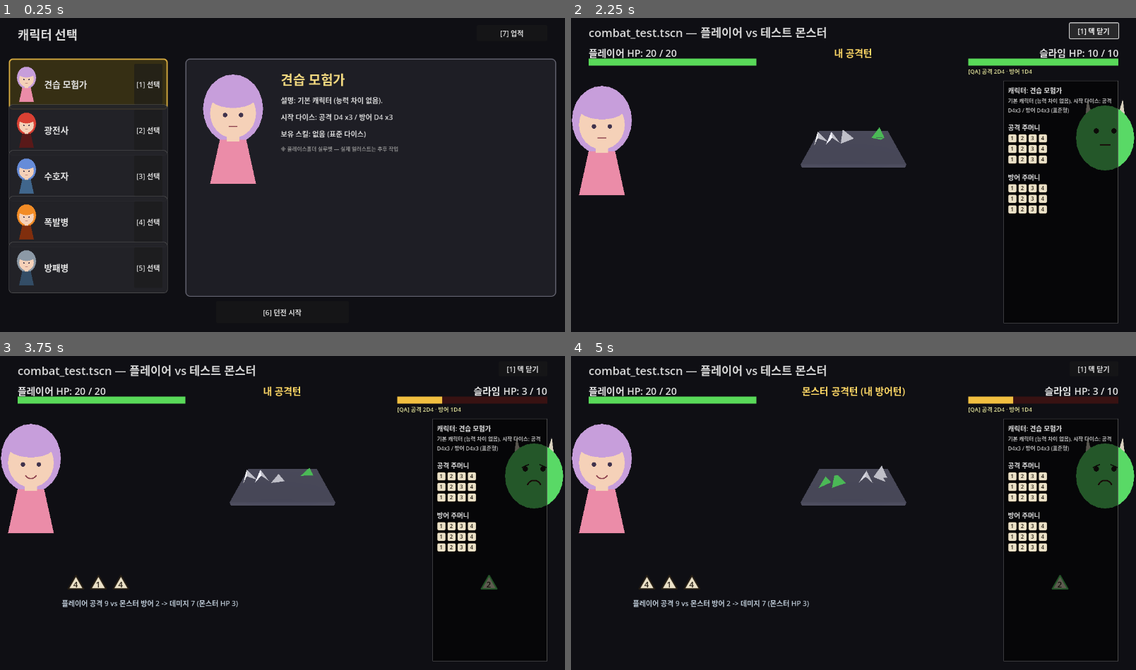
Above: before the commit, frames 1-4 (two rows, left to right).
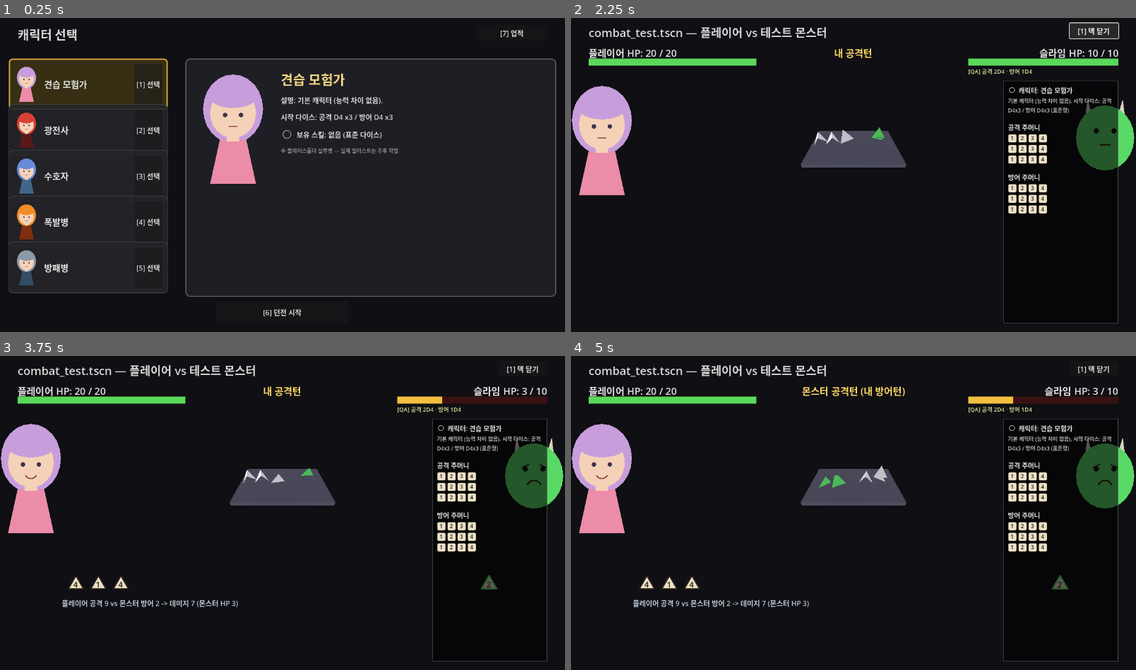
Above: after the commit, the same moments.

Repository: YGseok/ProjectD
Game: Godot game, scene res://code/scenes/character_select.tscn
Same seed, same stepped clock (60 frames per second), same inputs: the game is played once before the commit and once after it.
Inputs (mouse positions are in pixels of both pictures, inside the frame that each line leads up to):
- Up to frame 1 (0.25 s): no input
- Up to frame 2 (2.25 s): click "[6] 던전 시작" at 0.5 s; click "[1] 전투 방 입장 (1번째 방)" at 1.25 s; click "[1] 덱 보기" at 2 s
- Up to frame 3 (3.75 s): click "[1] 덱 닫기" at 2.75 s; tap Enter at 3.5 s; move the mouse to (406, 494) at 3.52 s; tap 2 at 3.6 s; click (406, 494) at 3.67 s
- Up to frame 4 (5 s): move the mouse to (740, 525) at 4.27 s; hold A from 4.28 s (still down); tap 7 at 4.35 s; click (740, 525) at 4.42 s

The runs differ from the first frame. In frame 1, 0.5% of the frame differs, in the area x 49-71%, y 35-44%; in frame 2, 0.2%; in frame 3, 0.2%; in frame 4, 0.2%.

Commit message:
feat: 캐릭터 스킬(기믹)에 유형별 아이콘 추가
INBOX.md 2026-09-14 "캐릭터 스킬에 아이콘을 추가한다"를 반영. 신규
code/scenes/skill_icon.gd(SkillIcon)가 achievement_icon.gd/reward_icon.gd와
같은 절차적 _draw() 패턴으로 캐릭터 gimmick 5종(없음/극단/고정 방어/폭발
스택/수호 스택)을 도형으로 그리고, 이미 기믹 텍스트를 보여주던 두 화면
(character_select.gd 상세 패널, deck_panel.gd 캐릭터 정보 섹션)에 붙였다.
dice_test.gd에 _check_skill_icons 회귀 검증 추가, 5종 전부 화면에서 겹침
없이 구분됨을 스크린샷으로 확인.

Co-Authored-By: Claude Sonnet 5 <noreply@anthropic.com>

Diff:
--- a/code/scenes/character_select.gd
+++ b/code/scenes/character_select.gd
@@ -48,6 +48,7 @@
 var _detail_concept_label: Label
 var _detail_dice_label: Label
 var _detail_skill_label: Label
+var _detail_skill_icon: SkillIcon
 
 ## KeyboardShortcuts로 1~N 숫자 키를 순서대로 배정하는 데 쓴다(INBOX.md 2026-09-14
 ## "키보드로도 조작이 되도록" — 던전 맵/스토리 이벤트/특수 이벤트에 이어 이 화면에도
@@ -176,8 +177,15 @@
 	_detail_dice_label = _make_detail_body_label()
 	info_vbox.add_child(_detail_dice_label)
 
+	var skill_row := HBoxContainer.new()
+	skill_row.add_theme_constant_override("separation", 8)
+	_detail_skill_icon = SkillIcon.new()
+	_detail_skill_icon.custom_minimum_size = Vector2(28, 28)
+	skill_row.add_child(_detail_skill_icon)
 	_detail_skill_label = _make_detail_body_label()
-	info_vbox.add_child(_detail_skill_label)
+	_detail_skill_label.size_flags_horizontal = Control.SIZE_EXPAND_FILL
+	skill_row.add_child(_detail_skill_label)
+	info_vbox.add_child(skill_row)
 
 	var note_label := Label.new()
 	note_label.text = "※ 플레이스홀더 실루엣 — 실제 일러스트는 추후 작업"
@@ -207,6 +215,7 @@
 		int(profile.get("attack_count", 3)), int(profile.get("defense_count", 3))
 	]
 	_detail_skill_label.text = "보유 스킬: %s" % CharacterProfiles.gimmick_label(String(profile.get("gimmick", "")))
+	_detail_skill_icon.category = String(profile.get("gimmick", ""))
 
 
 ## 숫자 키(1~9)로 캐릭터 카드 "선택" 버튼(+던전 시작/업적)을 순서대로 누른다
--- a/code/scenes/deck_panel.gd
+++ b/code/scenes/deck_panel.gd
@@ -90,14 +90,25 @@
 ## 캐릭터 이름 + 설명(기믹 포함)을 덱 정보 위에 보여준다. character_profiles.gd의
 ## desc 필드는 캐릭터 선택 화면에서 쓰는 것과 동일한 텍스트를 그대로 재사용 — 별도
 ## "요약본"을 새로 만들지 않아 두 화면의 설명이 어긋날 일이 없다.
+## 스킬(기믹) 유형 아이콘(SkillIcon, 2026-09-15 신규)을 이름 왼쪽에 붙여, 이 패널만
+## 봐도 캐릭터 선택 화면의 상세 패널과 같은 시각적 언어로 어떤 계열의 기믹인지
+## 짐작 가능하게 한다(INBOX.md 2026-09-14 "캐릭터 스킬에 아이콘을 추가한다").
 func _add_character_section() -> void:
 	var profile := CharacterProfiles.get_profile(RunState.character_id)
+
+	var title_row := HBoxContainer.new()
+	title_row.add_theme_constant_override("separation", 6)
+	var skill_icon := SkillIcon.new()
+	skill_icon.custom_minimum_size = Vector2(18, 18)
+	skill_icon.category = String(profile.get("gimmick", ""))
+	title_row.add_child(skill_icon)
 
 	var title := Label.new()
 	title.text = "캐릭터: %s" % profile.get("name", "")
 	title.add_theme_font_size_override("font_size", 15)
 	title.add_theme_color_override("font_color", Color(0.9, 0.9, 0.9))
-	_vbox.add_child(title)
+	title_row.add_child(title)
+	_vbox.add_child(title_row)
 
 	var desc := Label.new()
 	desc.text = String(profile.get("desc", ""))
--- a/code/scenes/dice_test.gd
+++ b/code/scenes/dice_test.gd
@@ -147,6 +147,10 @@
 	lines.append("")
 	lines.append("[플레이어블 캐릭터 검증: character_profiles.gd CharacterProfiles / run_state.gd RunState._apply_character_gimmick]")
 	all_pass = _check_character_profiles(lines) and all_pass
+
+	lines.append("")
+	lines.append("[캐릭터 스킬 아이콘 검증: character_profiles.gd PROFILES.gimmick / skill_icon.gd SkillIcon]")
+	all_pass = _check_skill_icons(lines) and all_pass
 
 	lines.append("")
 	lines.append("[라운드 진행 검증: run_state.gd RunState.round_index / advance_round / is_last_round]")
@@ -1646,6 +1650,22 @@
 	return ok
 
 
+## INBOX.md 2026-09-14 "캐릭터 스킬에 아이콘을 추가한다"로 추가한 skill_icon.gd
+## (SkillIcon)가 character_profiles.gd PROFILES의 모든 gimmick 값을 실제로 그릴 수
+## 있는지 검증한다 — _check_achievement_icons와 같은 패턴(오타/리네임으로 둘이
+## 어긋나면 화면에서 빈 아이콘으로만 조용히 실패하므로 사전에 문자열 일치를 잡음).
+func _check_skill_icons(lines: PackedStringArray) -> bool:
+	var ok := true
+
+	for profile in CharacterProfiles.PROFILES:
+		var gimmick: String = profile.get("gimmick", "")
+		var icon_ok := SkillIcon.CATEGORIES.has(gimmick)
+		ok = icon_ok and ok
+		lines.append("  \"%s\" gimmick=%s -> %s" % [profile["id"], gimmick, "OK" if icon_ok else "FAIL"])
+
+	return ok
+
+
 ## customize_panel.gd의 _on_face_chosen(bag, die_index, face_index, pip_index)는
 ## _show_face_picker()가 만든 면 버튼의 pressed 핸들러다. _clear_ui()가 쓰는
 ## queue_free()는 그 프레임이 끝나야 실제로 노드를 지우므로, 같은 버튼이 더블클릭 등
--- /dev/null
+++ b/code/scenes/skill_icon.gd
@@ -0,0 +1,109 @@
+class_name SkillIcon
+extends Control
+## 캐릭터 "보유 스킬"(character_profiles.gd의 gimmick) 옆에 붙는 유형별 아이콘.
+## INBOX.md 2026-09-14 "캐릭터 스킬에 아이콘을 추가한다" 반영.
+##
+## achievement_icon.gd(AchievementIcon)/reward_icon.gd(RewardIcon)와 같은 패턴 —
+## 별도 이미지 에셋 없이 _draw()로 도형을 그리는 절차적 아이콘. 지금 "스킬"이라고
+## 부를 수 있는 건 character_profiles.gd의 gimmick 필드(전투 시작 시 정적으로
+## 적용되거나 전투 중 스택으로 추적되는 다이스 특성) 하나뿐이라, 이벤트로 얻는
+## 별도 "고유 스킬" 시스템이 생기기 전까지는 category로 gimmick 필드 값을 그대로
+## 받는다(재매핑 테이블 없이 1:1 대응 — 새 기믹이 추가되면 이 스크립트에도 case를
+## 추가해야 함, dice_test.gd의 _check_skill_icons가 누락을 잡아줌).
+##
+## category (character_profiles.gd의 gimmick 필드 값과 1:1 대응):
+## - "": 기믹 없음 (표준 다이스 — 빈 원)
+## - "min_max_only": 극단형 (위/아래로 뾰족한 마름모 — 최솟값/최댓값만 나옴)
+## - "fixed_defense_die": 고정 방어 (자물쇠 달린 방패 — 항상 같은 값)
+## - "explosive_stack": 폭발 스택 (별 모양 폭발)
+## - "guard_stack": 수호 스택 (겹겹의 방패)
+
+const CATEGORIES := ["", "min_max_only", "fixed_defense_die", "explosive_stack", "guard_stack"]
+
+var category: String = "":
+	set(v):
+		category = v
+		queue_redraw()
+
+const COLOR_NONE := Color(0.55, 0.55, 0.55)
+const COLOR_EXTREME := Color(0.85, 0.25, 0.2)
+const COLOR_FIXED := Color(0.4, 0.55, 0.85)
+const COLOR_EXPLOSIVE := Color(0.95, 0.55, 0.15)
+const COLOR_GUARD := Color(0.55, 0.6, 0.65)
+
+
+func _ready() -> void:
+	mouse_filter = Control.MOUSE_FILTER_IGNORE
+	if custom_minimum_size == Vector2.ZERO:
+		custom_minimum_size = Vector2(28, 28)
+
+
+func _draw() -> void:
+	match category:
+		"":
+			_draw_none()
+		"min_max_only":
+			_draw_extreme()
+		"fixed_defense_die":
+			_draw_fixed_shield()
+		"explosive_stack":
+			_draw_burst()
+		"guard_stack":
+			_draw_layered_shield()
+		_:
+			pass
+
+
+func _draw_none() -> void:
+	draw_arc(size * 0.5, size.x * 0.32, 0, TAU, 20, COLOR_NONE, 2.0)
+
+
+func _draw_extreme() -> void:
+	var top := PackedVector2Array([
+		Vector2(size.x * 0.5, size.y * 0.08),
+		Vector2(size.x * 0.78, size.y * 0.46),
+		Vector2(size.x * 0.22, size.y * 0.46),
+	])
+	draw_colored_polygon(top, COLOR_EXTREME)
+	var bottom := PackedVector2Array([
+		Vector2(size.x * 0.5, size.y * 0.92),
+		Vector2(size.x * 0.78, size.y * 0.54),
+		Vector2(size.x * 0.22, size.y * 0.54),
+	])
+	draw_colored_polygon(bottom, COLOR_EXTREME.darkened(0.25))
+
+
+func _draw_shield_outline(color: Color) -> void:
+	var pts := PackedVector2Array([
+		Vector2(size.x * 0.5, size.y * 0.08),
+		Vector2(size.x * 0.85, size.y * 0.22),
+		Vector2(size.x * 0.85, size.y * 0.5),
+		Vector2(size.x * 0.5, size.y * 0.92),
+		Vector2(size.x * 0.15, size.y * 0.5),
+		Vector2(size.x * 0.15, size.y * 0.22),
+	])
+	draw_colored_polygon(pts, color)
+
+
+func _draw_fixed_shield() -> void:
+	_draw_shield_outline(COLOR_FIXED)
+	draw_rect(Rect2(size.x * 0.34, size.y * 0.42, size.x * 0.32, size.y * 0.18), COLOR_FIXED.darkened(0.4))
+
+
+func _draw_layered_shield() -> void:
+	_draw_shield_outline(COLOR_GUARD)
+	draw_arc(Vector2(size.x * 0.5, size.y * 0.4), size.x * 0.22, PI * 0.15, PI * 0.85, 10, COLOR_GUARD.darkened(0.35), 2.0)
+	draw_arc(Vector2(size.x * 0.5, size.y * 0.62), size.x * 0.18, PI * 0.15, PI * 0.85, 10, COLOR_GUARD.darkened(0.35), 2.0)
+
+
+func _draw_burst() -> void:
+	var center := size * 0.5
+	var outer := size.x * 0.44
+	var inner := size.x * 0.18
+	var points := PackedVector2Array()
+	var spikes := 8
+	for i in range(spikes * 2):
+		var r: float = outer if i % 2 == 0 else inner
+		var a: float = TAU * i / (spikes * 2.0) - PI / 2
+		points.append(center + Vector2(cos(a), sin(a)) * r)
+	draw_colored_polygon(points, COLOR_EXPLOSIVE)
Not shown, added: code/scenes/skill_icon.gd.uid
Not shown, changed: docs/DESIGN.md
Not shown, changed: docs/INBOX_ARCHIVE.md
Not shown, changed: docs/STATUS.md
Not shown, changed: docs/STATUS_ARCHIVE.md
Not shown, changed: docs/feedback/INBOX.md
